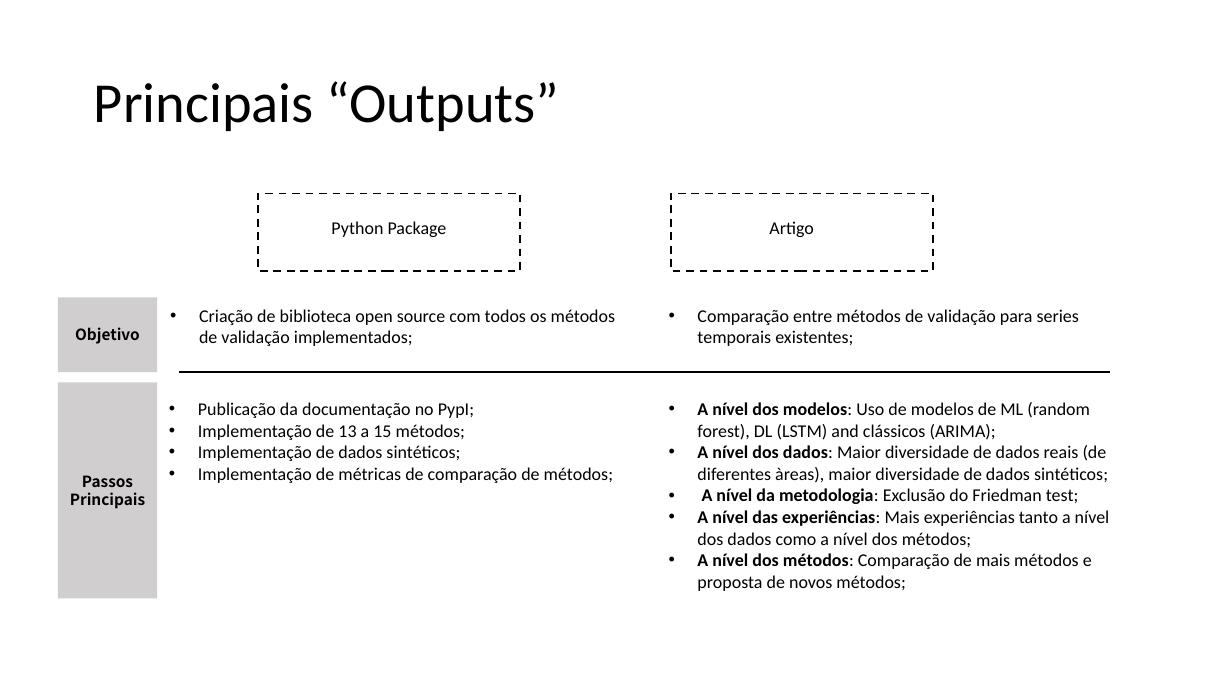
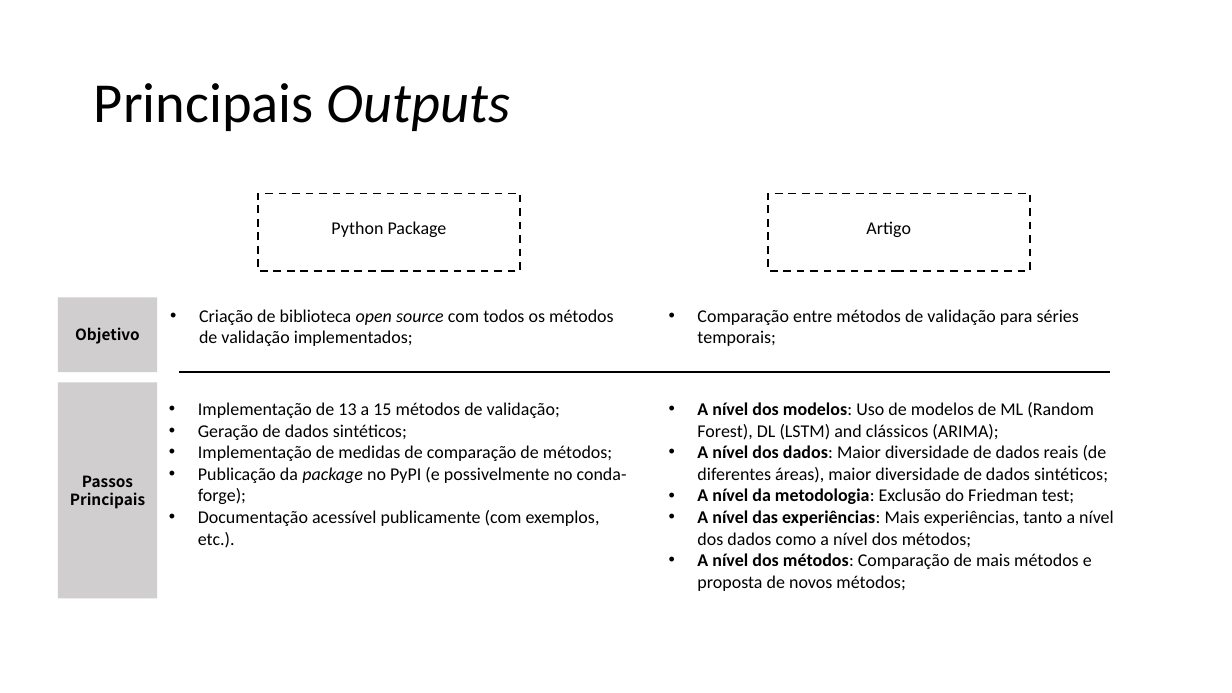
Before and after one commit to MiguelLoureiro98/timecave, a slide deck: slide 25 of papers/.ppt/cvtimeseries.pptx. Drawn at 1232x693 pixels with LibreOffice and Linux fonts; fonts in the diff are those of the drawing. Boxes give left, top, right and bottom in pixels: in the first picture for what was removed or moved away, otherwise in the second. Text is boxed around its words. In the diff, an @@ line names an element or a change of style, - is before the commit and + after.

```diff
--- a/papers/.ppt/cvtimeseries.pptx
+++ b/papers/.ppt/cvtimeseries.pptx
@@ title at box(94, 83, 511, 131): text changed @@
-Principais “Outputs”
+Principais Outputs
@@ rectangle: place and size @@
-rectangle at box(671, 193, 933, 270)
+rectangle at box(768, 193, 1031, 270)
@@ text "Artigo": place and size @@
-text "Artigo" at box(769, 221, 813, 237)
+text "Artigo" at box(866, 221, 910, 237)
@@ text "Criação de biblioteca open source ..." at box(199, 309, 614, 346): italic on in "open source" @@
@@ text at box(697, 309, 1079, 346): text changed @@
-• Comparação entre métodos de validação para series temporais existentes;
+• Comparação entre métodos de validação para séries temporais;
@@ text at box(198, 402, 627, 548): text changed @@
-• Publicação da documentação no PypI;
-• Implementação de 13 a 15 métodos;
-• Implementação de dados sintéticos;
-• Implementação de métricas de comparação de métodos;
+• Implementação de 13 a 15 métodos de validação;
+• Geração de dados sintéticos;
+• Implementação de medidas de comparação de métodos;
+• Publicação da package no PyPI (e possivelmente no conda-forge);
+• Documentação acessível publicamente (com exemplos, etc.).
@@ text at box(697, 402, 1108, 483): text changed @@
-• A nível dos modelos: Uso de modelos de ML (random forest), DL (LSTM) and clássicos (ARIMA);
-• A nível dos dados: Maior diversidade de dados reais (de diferentes àreas), maior diversidade de dados sintéticos;
+• A nível dos modelos: Uso de modelos de ML (Random Forest), DL (LSTM) and clássicos (ARIMA);
+• A nível dos dados: Maior diversidade de dados reais (de diferentes áreas), maior diversidade de dados sintéticos;
@@ text at box(697, 510, 1114, 547): text changed @@
-• A nível das experiências: Mais experiências tanto a nível dos dados como a nível dos métodos;
+• A nível das experiências: Mais experiências, tanto a nível dos dados como a nível dos métodos;
```
Also in this commit, not shown: 9 other slides changed.
